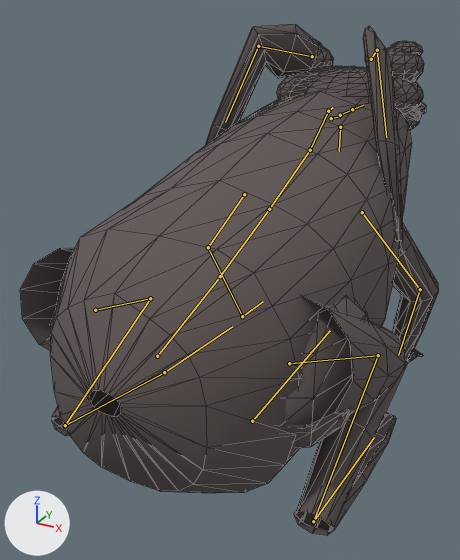
The glTF model content/art/models/ribbit.glb as it was, and as the next commit left it.
Rendered twice from a camera (50 mm lens) standing at (0.518, -1.046, 0.851) and looking at (-0.114, 0.102, 0.277). The lights are fixed; the arrows at lower left show +X, +Y and +Z. The picture after the commit comes second. The bones that change, and the others that lie on the model, are drawn over the model as lines. Mesh edges are drawn as thin lines.

Objects in the first picture: 'body', 'head', 'legs'.
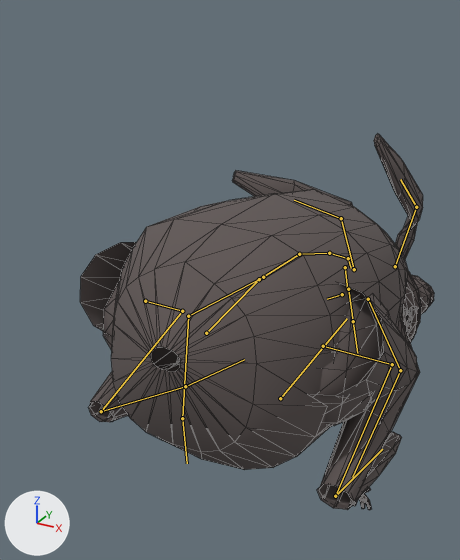
The newer file adds an action. The first version stands in its rest pose; the second is drawn at frame 18 of the action 'devour'.

Pixel boxes [x1, y1, x2, y2] of what changed, in the pictures (460 x 560 px):
'body', posed (15% narrower, 30% shorter)
    before: [50, 89, 411, 493]
    after: [103, 189, 408, 470]
'legs', posed
    before: [20, 222, 439, 536]
    after: [80, 242, 420, 510]
'head', posed
    before: [205, 24, 426, 242]
    after: [232, 134, 434, 343]
bone 'root', root to tip
    before: (252, 421) to (330, 330)
    after: (280, 398) to (347, 318)
bone 'pelvis', root to tip
    before: (157, 356) to (219, 277)
    after: (206, 333) to (258, 280)
bone 'spine_01', root to tip
    before: (220, 276) to (269, 209)
    after: (259, 279) to (299, 254)
bone 'chest', root to tip
    before: (269, 209) to (310, 150)
    after: (299, 254) to (329, 253)
bone 'neck', root to tip
    before: (310, 150) to (328, 111)
    after: (329, 253) to (348, 258)
bone 'head', root to tip
    before: (328, 111) to (333, 107)
    after: (348, 258) to (351, 268)
bone 'jaw', root to tip
    before: (331, 118) to (340, 116)
    after: (345, 267) to (347, 289)
bone 'throat', root to tip
    before: (340, 127) to (339, 151)
    after: (342, 294) to (327, 299)
bone 'ear_l_01', root to tip
    before: (312, 56) to (258, 46)
    after: (354, 269) to (341, 218)
bone 'ear_r_01', root to tip
    before: (371, 59) to (377, 50)
    after: (395, 266) to (416, 207)
bone 'upperarm_l', root to tip
    before: (244, 194) to (208, 247)
    after: (263, 277) to (188, 316)
bone 'lowerarm_l', root to tip
    before: (208, 247) to (242, 316)
    after: (188, 316) to (182, 418)
bone 'upperarm_r', root to tip
    before: (362, 212) to (420, 289)
    after: (368, 299) to (400, 370)
bone 'lowerarm_r', root to tip
    before: (420, 289) to (398, 355)
    after: (400, 370) to (352, 477)

The change in detail:
Bone 'root' (bone_root) moves from (0.0, 0.0, 0.0) to (0.0, 0.15, -0.03).
Bone 'pelvis' (bone_pelvis) turns from (0, 0, 0) to (-10, 0, 0) degrees about its own x, y and z.
Bone 'spine_01' (bone_spine_01) turns from (0, 0, 0) to (-14, 0, 0) degrees about its own x, y and z.
Bone 'chest' (bone_chest) turns from (0, 0, 0) to (-16, 0, 0) degrees about its own x, y and z.
Bone 'neck' (bone_neck) turns from (0, 0, 0) to (-20, -4, -6) degrees about its own x, y and z.
Bone 'head' (bone_head) turns from (0, 0, 0) to (-32, -2, -18) degrees about its own x, y and z.
Bone 'jaw' (bone_jaw) turns from (0, 0, 0) to (-8, 0, 0) degrees about its own x, y and z.
Bone 'throat' (bone_throat) is rescaled from (1.0, 1.0, 1.0) to (1.35, 1.1, 1.45).
Bone 'ear_l_01' (bone_ear_l_01) turns from (0, 0, 0) to (8, 6, -12) degrees about its own x, y and z.
Bone 'ear_r_01' (bone_ear_r_01) turns from (0, 0, 0) to (8, -6, 12) degrees about its own x, y and z.
Bone 'upperarm_l' (bone_upperarm_l) turns from (0, 0, 0) to (-28, 28, 9) degrees about its own x, y and z.
Bone 'lowerarm_l' (bone_lowerarm_l) turns from (0, 0, 0) to (29, 5, 5) degrees about its own x, y and z.
Bone 'upperarm_r' (bone_upperarm_r) turns from (0, 0, 0) to (-28, -28, -9) degrees about its own x, y and z.
Bone 'lowerarm_r' (bone_lowerarm_r) turns from (0, 0, 0) to (29, -5, -5) degrees about its own x, y and z.
